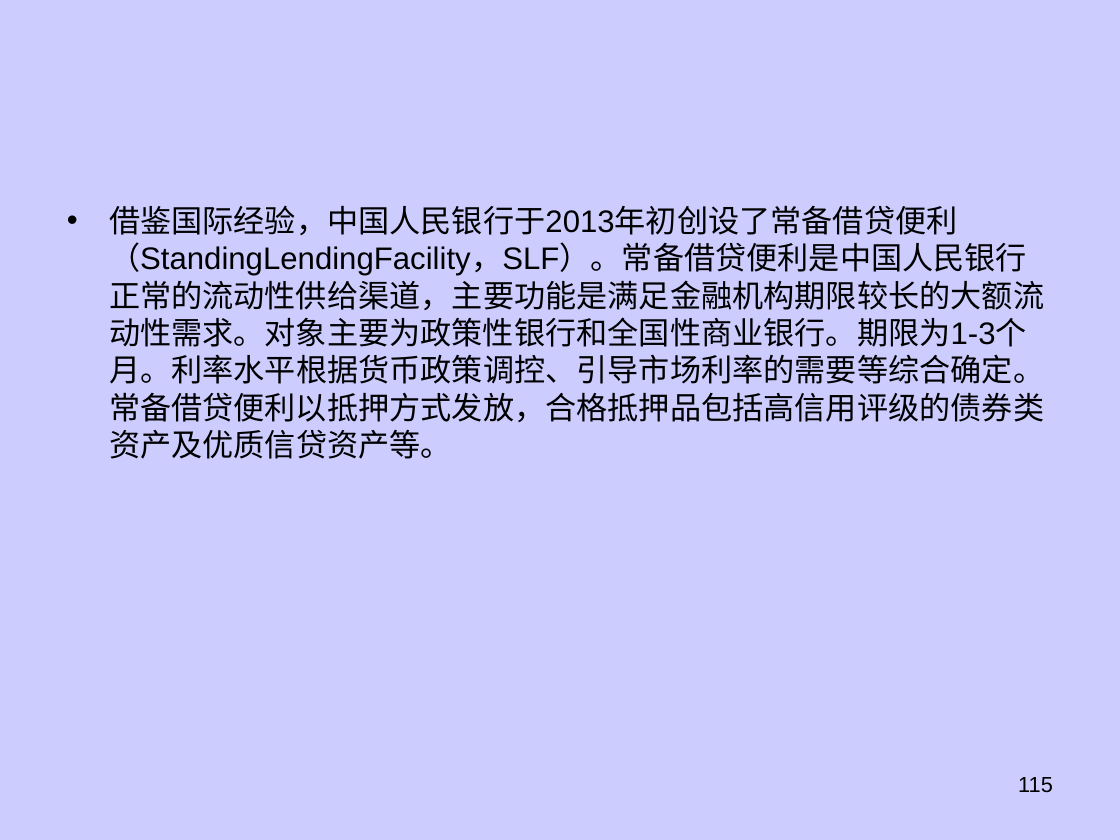
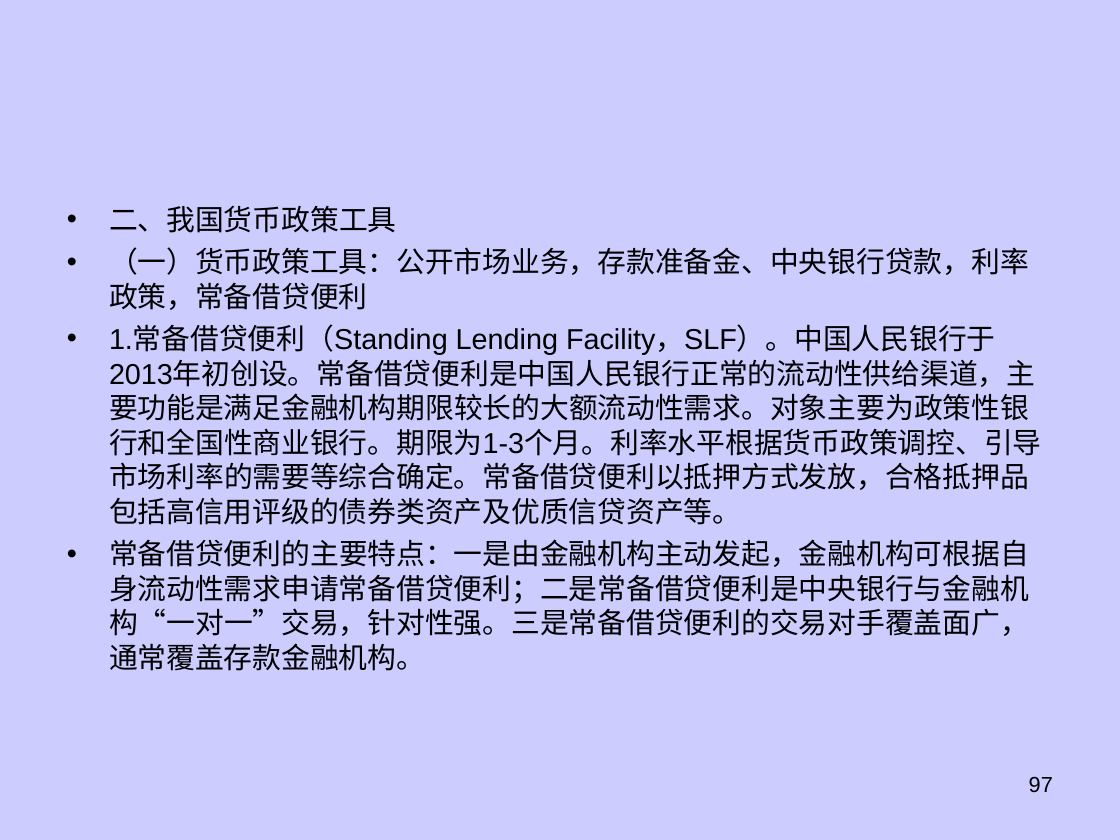
Before and after one commit to dhndzwxj/Teaching_assistant, a slide deck: slide 97 of 宏观原理课件/第6章宏观经济政策新.ppt (slide 115 before the commit). Drawn at 1120x840 pixels with LibreOffice and Linux fonts; fonts in the diff are those of the drawing. Boxes give left, top, right and bottom in pixels: in the first picture for what was removed or moved away, otherwise in the second. Text is boxed around its words. In the diff, an @@ line names an element or a change of style, - is before the commit and + after.

```diff
--- a/宏观原理课件/第6章宏观经济政策新.ppt
+++ b/宏观原理课件/第6章宏观经济政策新.ppt
@@ text at <box>109,205,1042,671</box>: text changed; size 20 to 18.5 pt @@
-• 借鉴国际经验，中国人民银行于2013年初创设了常备借贷便利（StandingLendingFacility，SLF）。常备借贷便利是中国人民银行正常的流动性供给渠道，主要功能是满足金融机构期限较长的大额流动性需求。对象主要为政策性银行和全国性商业银行。期限为1-3个月。利率水平根据货币政策调控、引导市场利率的需要等综合确定。常备借贷便利以抵押方式发放，合格抵押品包括高信用评级的债券类资产及优质信贷资产等。
+• 二、我国货币政策工具
+• （一）货币政策工具：公开市场业务，存款准备金、中央银行贷款，利率政策，常备借贷便利
+• 1.常备借贷便利（Standing Lending Facility，SLF）。中国人民银行于2013年初创设。常备借贷便利是中国人民银行正常的流动性供给渠道，主要功能是满足金融机构期限较长的大额流动性需求。对象主要为政策性银行和全国性商业银行。期限为1-3个月。利率水平根据货币政策调控、引导市场利率的需要等综合确定。常备借贷便利以抵押方式发放，合格抵押品包括高信用评级的债券类资产及优质信贷资产等。
+• 常备借贷便利的主要特点：一是由金融机构主动发起，金融机构可根据自身流动性需求申请常备借贷便利；二是常备借贷便利是中央银行与金融机构“一对一”交易，针对性强。三是常备借贷便利的交易对手覆盖面广，通常覆盖存款金融机构。
@@ page number at <box>1029,776,1053,793</box>: text changed @@
-115
+97
```
Also in this commit, not shown: 41 other slides changed, 11 slides added, 4 slides removed, 2 other files.
